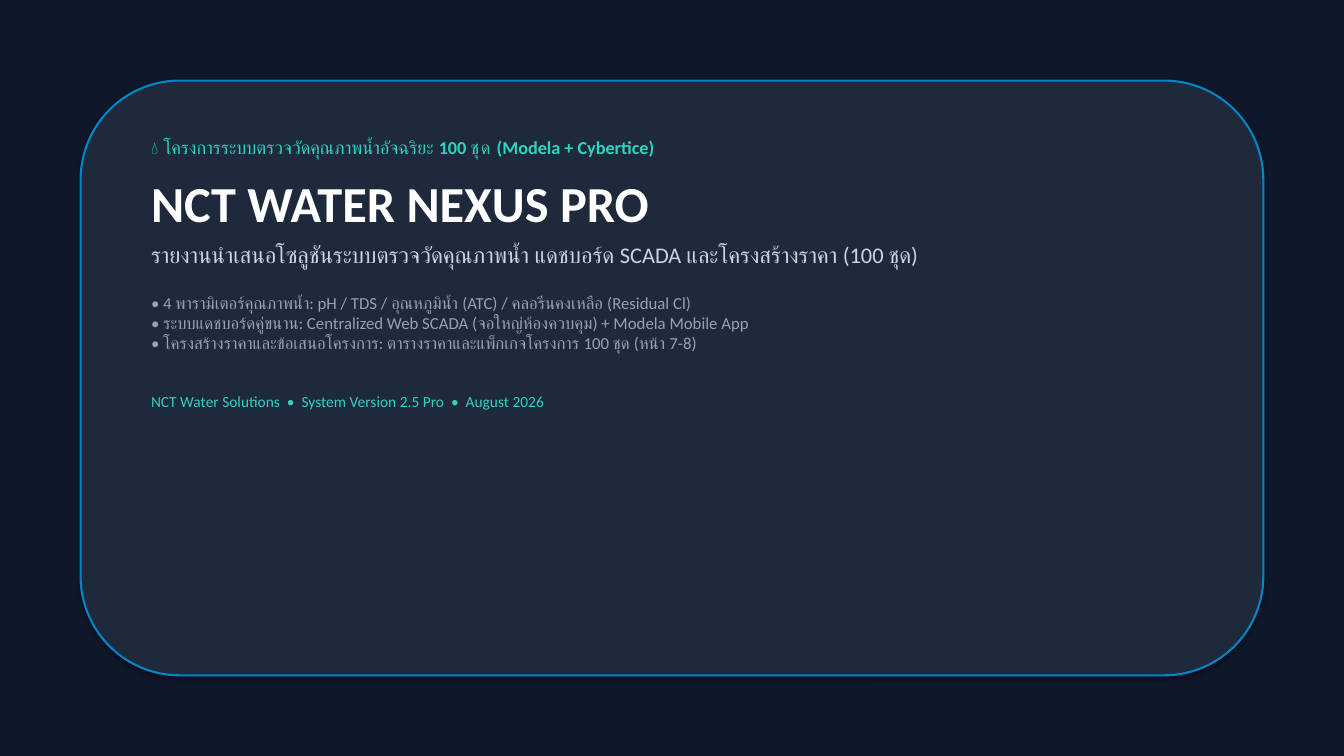
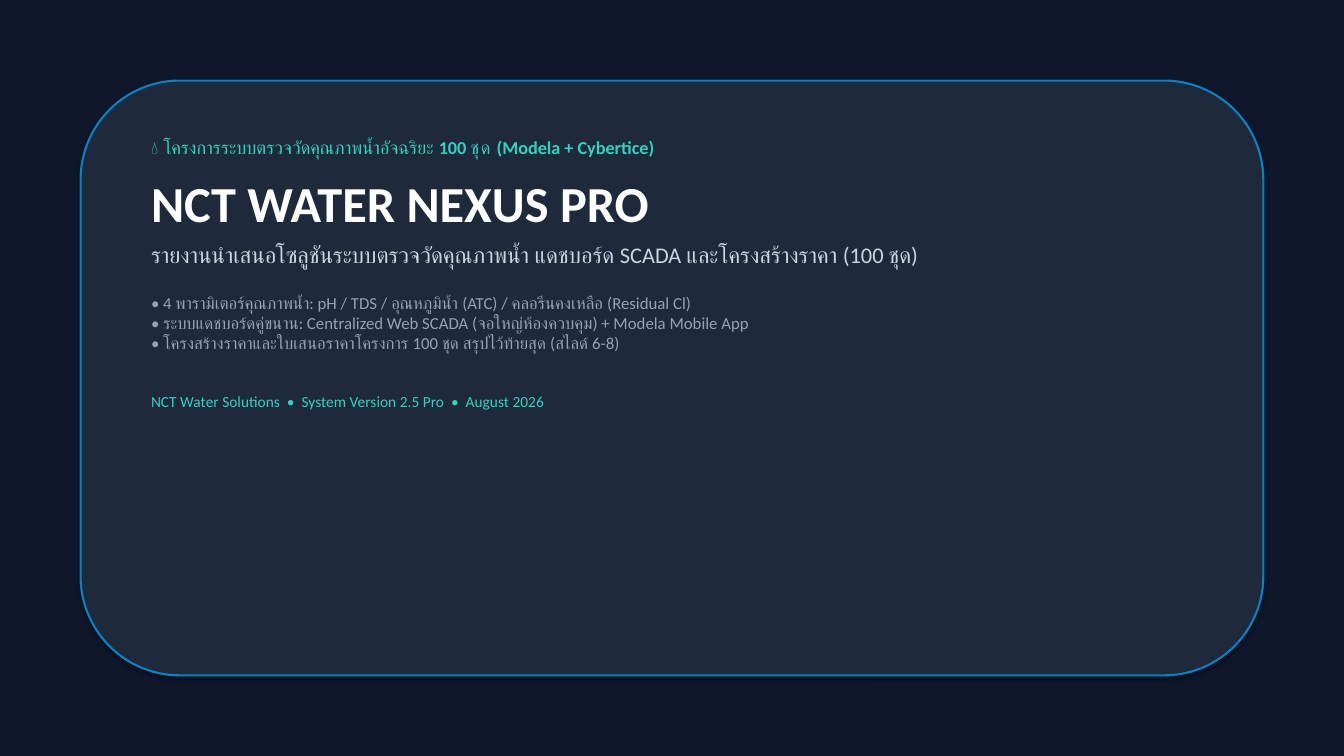
Before and after one commit to WoobWarb/nct-water-nexus, a slide deck: slide 1 of NCT_Water_Nexus_Report_and_Pricing.pptx. Drawn at 1344x756 pixels with LibreOffice and Linux fonts; fonts in the diff are those of the drawing. Boxes give left, top, right and bottom in pixels: in the first picture for what was removed or moved away, otherwise in the second. Text is boxed around its words. In the diff, an @@ line names an element or a change of style, - is before the commit and + after.

Commit message:
Embed accurate exact HTML web and mobile UI screenshots in PDF and PPTX

```diff
--- a/NCT_Water_Nexus_Report_and_Pricing.pptx
+++ b/NCT_Water_Nexus_Report_and_Pricing.pptx
@@ text at (163, 296, 748, 354): text changed @@
-• 4 พารามิเตอร์คุณภาพน้ำ: pH / TDS / อุณหภูมิน้ำ (ATC) / คลอรีนคงเหลือ (Residual Cl)
-• ระบบแดชบอร์ดคู่ขนาน: Centralized Web SCADA (จอใหญ่ห้องควบคุม) + Modela Mobile App
-• โครงสร้างราคาและข้อเสนอโครงการ: ตารางราคาและแพ็กเกจโครงการ 100 ชุด (หน้า 7-8)
+• 4 พารามิเตอร์คุณภาพน้ำ: pH / TDS / อุณหภูมิน้ำ (ATC) / คลอรีนคงเหลือ (Residual Cl)
+• ระบบแดชบอร์ดคู่ขนาน: Centralized Web SCADA (จอใหญ่ห้องควบคุม) + Modela Mobile App
+• โครงสร้างราคาและใบเสนอราคาโครงการ 100 ชุด สรุปไว้ท้ายสุด (สไลด์ 6-8)
```
Also in this commit, not shown: 2 other slides changed, 8 other files.
